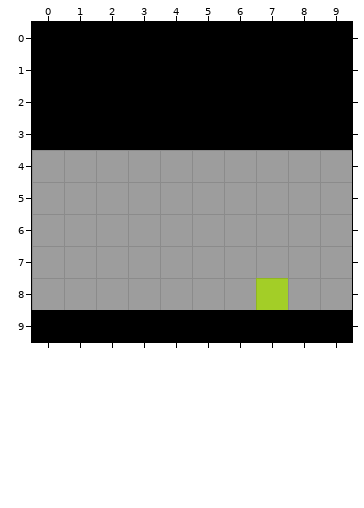
Tiled map (JSON) -- public/maps/map2.json. The picture above is the old version.
Cells are 32x32 px. Shown: x 0..9, y 0..9.
After:
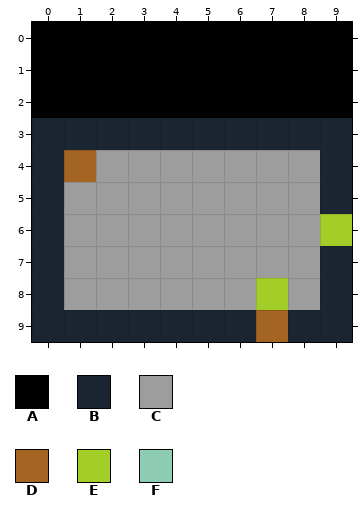
Key: from "Basic": A 0, B 1, C 2, D 3, E 4, F 7.
_ is an empty cell.
Objects are placed by their top-left corner, in cells (3,4 is the top-left corner of cell 3,4); size is 1x1 cell unless given.
Difference:
Layer "Tile Layer 1":
y 4: x 0..1 CC -> BD; x 9 C -> B
y 5: x 0 C -> B; x 9 C -> B
y 6: x 0 C -> B; x 9 C -> F
y 7..8: x 0 C -> B; x 9 C -> B
Layer "Collisions" (now hidden):
y 3: x 0..9 AAAAAAAAAA -> __________
y 9: x 0..9 AAAAAAAAAA -> __________
Layer "Events":
added: E at 9,6
Changed places in both pictures, as pixel boxes (x1, y1, x2, y2):
changed: (32, 118, 352, 342)
